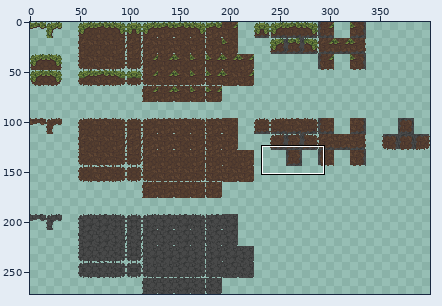
File history of a sprite sheet, assets/TilesMap.png. The picture above shows the old version from afar; the outline marks the close-up.
Close-up. Before the edit:
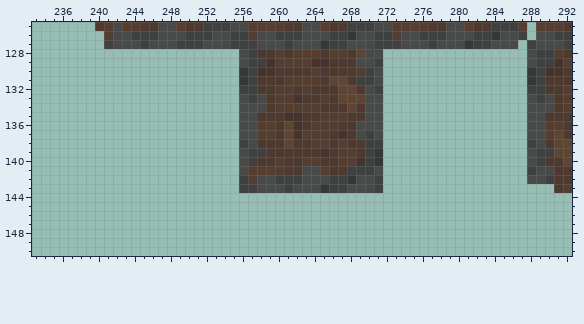
The file is 400x272 pixels. Shown: x 233..292, y 125..150.
After:
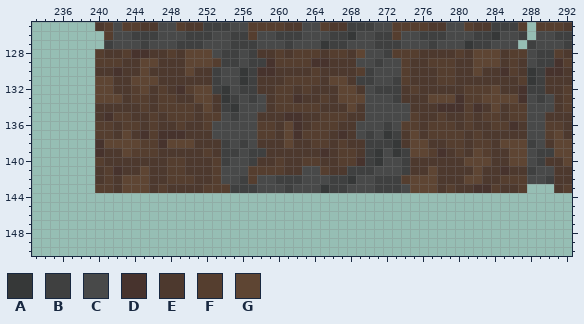
Palette (. is transparent): A #363838  B #3f4040  C #484949  D #47332d  E #4d392e  F #553e2f  G #5e4533
Edits made:
Changed rows in their new state; - is an unchanged pixel.
first column x 240:
128 FEEFDDEEFEGGGCBB----------------BFFFEEEEFEGGGEFF
129 FFFEEGGEEEGGGFBB----------------CCFEEFFFEEGGGEFE
130 EEDEEGEEEEGEEBCC----------------CCFEEEFFEEGEEDFE
131 GGEEGGGEEEEEEBCC----------------CBFEEEFFEEEEEEEF
132 GGEEFGEFEDFGGBAC----------------BBEFEEEEEFFFGEED
133 GGGEFFEFFEEGGEAB----------------CBEEEGGGDFFGGGGD
134 EEEEEFEFFFFEGEBA----------------CCCEEEDDDFDEGEFF
135 EDFFEEFEFFFEFFCB----------------CCCFEEFEEFEFFEFF
136 FFEFFEFEEFEEFCCC----------------BCFFEFFFEFEEFFDE
137 FFEGEDFDDDEEECCC----------------ABEGEFFFFEFEEEEE
138 DGGGGFFDGGGEEEBC----------------BAEGGEEFFEFFEGGG
139 DEEGFFFEEEEEFEBB----------------CABGGFDEFEGFEEGG
140 FEEEEEEEFFEEEFBC----------------CCBEEEEEEGGGEEGG
141 EFDEEGEEFFEEEFCC----------------CCBEEGEEEEGEEDEE
142 EFEGGGEEFFFEEFCC----------------BBFGGGEEEGGEEFFF
143 FFEGGGEFEEEEFFFB----------------BBCGGGEFEEDDFEEF
Boxes around the changes in both close-ups, in picture pixels (x1, y1, x2, y2):
added: (95, 49, 239, 193)
added: (383, 49, 527, 193)
